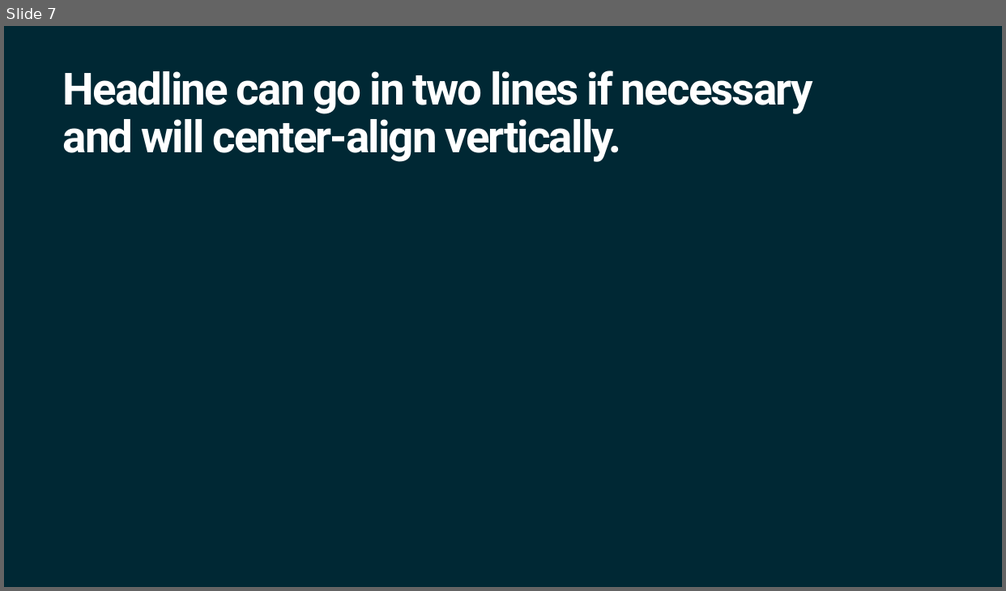
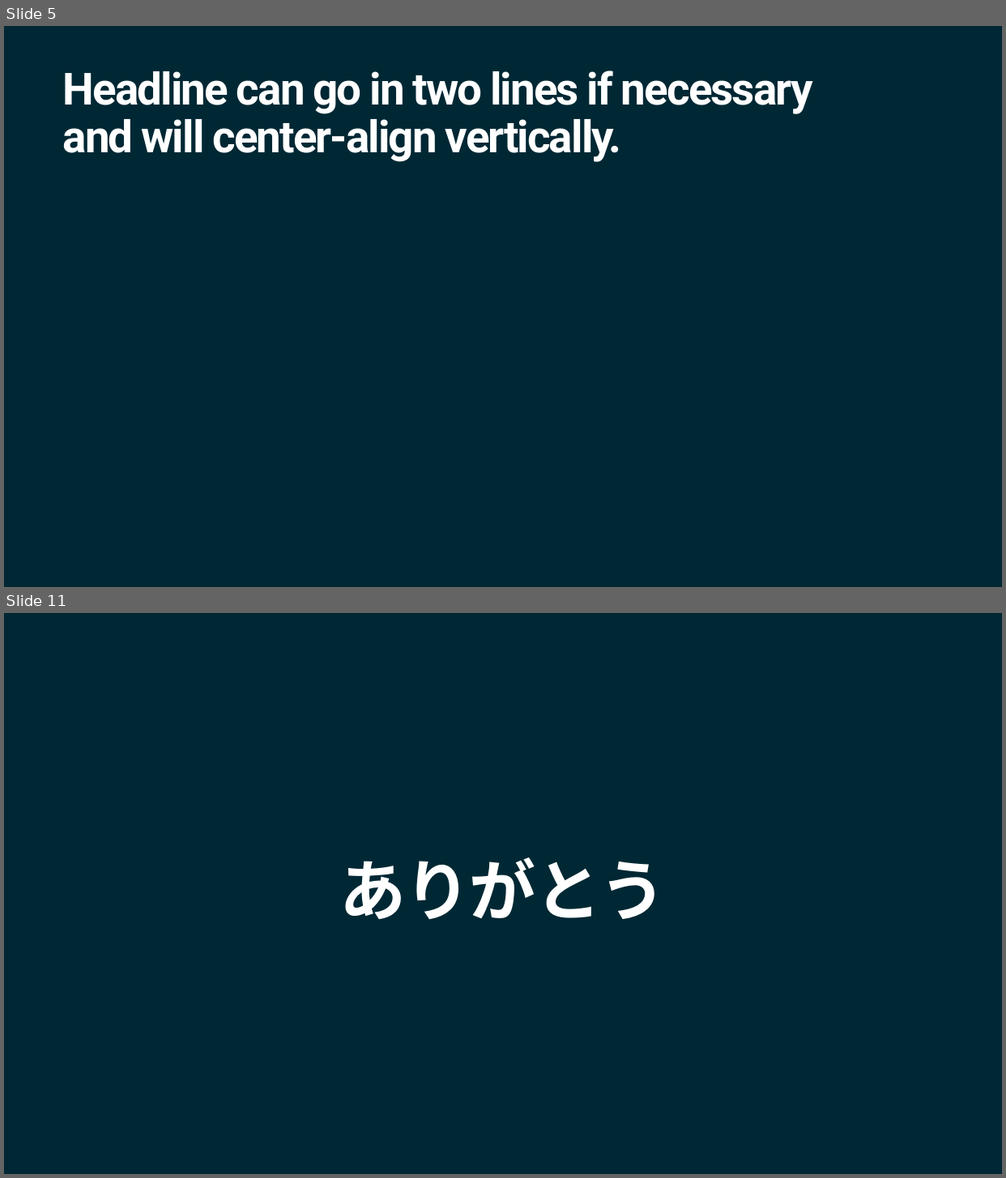
Before and after one commit to ArturoNereu/Unity2DAnimation, a slide deck: Presentations/Future2DAnim_Tokyo.pptx. Shown one above the other, each under a label of ours: slide 7 before the commit, slides 5 and 11 after it; the slides between them are not shown. The pictures are 1006x591 and 1006x1178 pixels, drawn with LibreOffice and Linux fonts; fonts in the diff are those of the drawing; background and template pictures are left out. Boxes give left, top, right and bottom in pixels: in the first picture for what was removed or moved away, otherwise in the second. Text is boxed around its words. In the diff, an @@ line names an element or a change of style, - is before the commit and + after.

```diff
--- a/Presentations/Future2DAnim_Tokyo.pptx
+++ b/Presentations/Future2DAnim_Tokyo.pptx
@@ slide 11 added at <box>4,613,1002,1174</box>, background #002834 @@
@@ title added at <box>340,858,667,920</box>, 48 pt, text #FFFFFF, bold @@
+ありがとう
@@ what was slide 7 is now slide 5 @@
```
Also in this commit, not shown: 2 slides changed, 5 other slides added, 5 slides removed.
